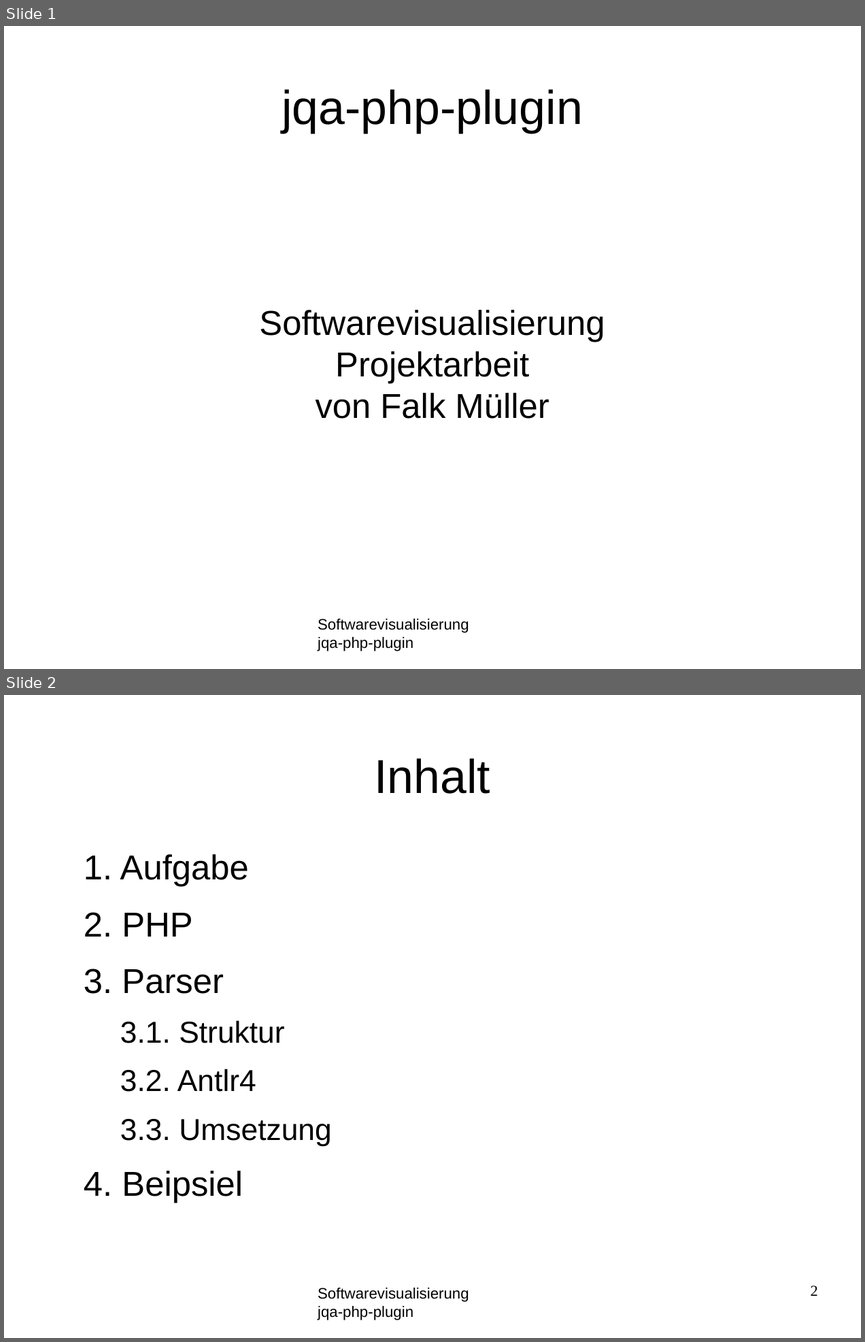
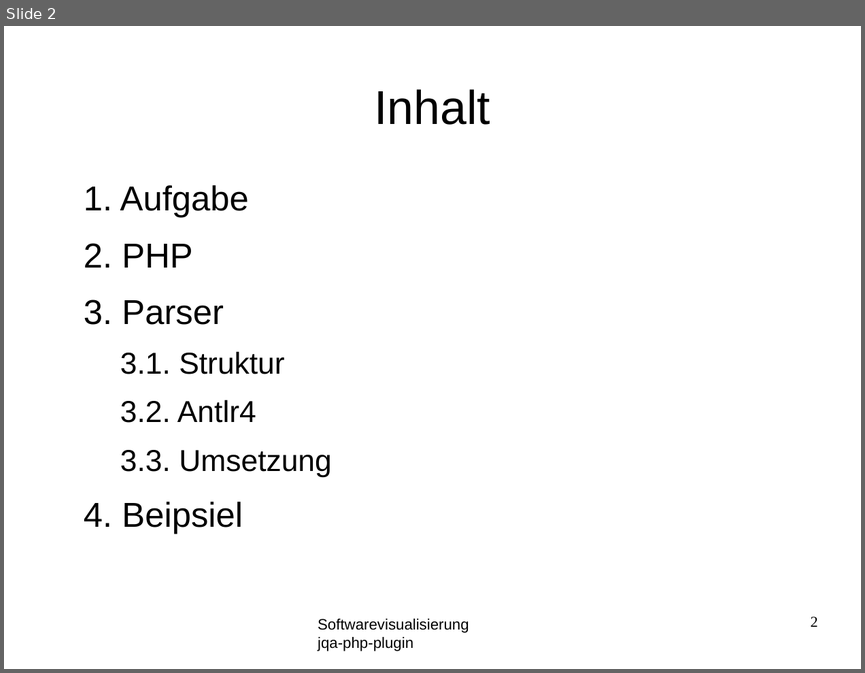
Before and after one commit to softvis-research/jqa-php-plugin, a slide deck: material/presentation.odp. Shown one above the other, each under a label of ours: slides 1 and 2 before the commit, slide 2 after it. The pictures are 865x1342 and 865x673 pixels, drawn with LibreOffice and Linux fonts; fonts in the diff are those of the drawing; background and template pictures are left out. Boxes give left, top, right and bottom in pixels: in the first picture for what was removed or moved away, otherwise in the second. Text is boxed around its words. In the diff, an @@ line names an element or a change of style, - is before the commit and + after.

```diff
--- a/material/presentation.odp
+++ b/material/presentation.odp
@@ slide 1 removed at [4, 26, 861, 669], background #FFFFFF; not listed: 1 template element that a slide beside it also shows @@
@@ title removed at [281, 89, 582, 133] @@
-jqa-php-plugin
@@ subtitle removed at [259, 310, 604, 418] @@
-Softwarevisualisierung
-Projektarbeit
-von Falk Müller
```
Also in this commit, not shown: 5 slides added, 1 other file.
